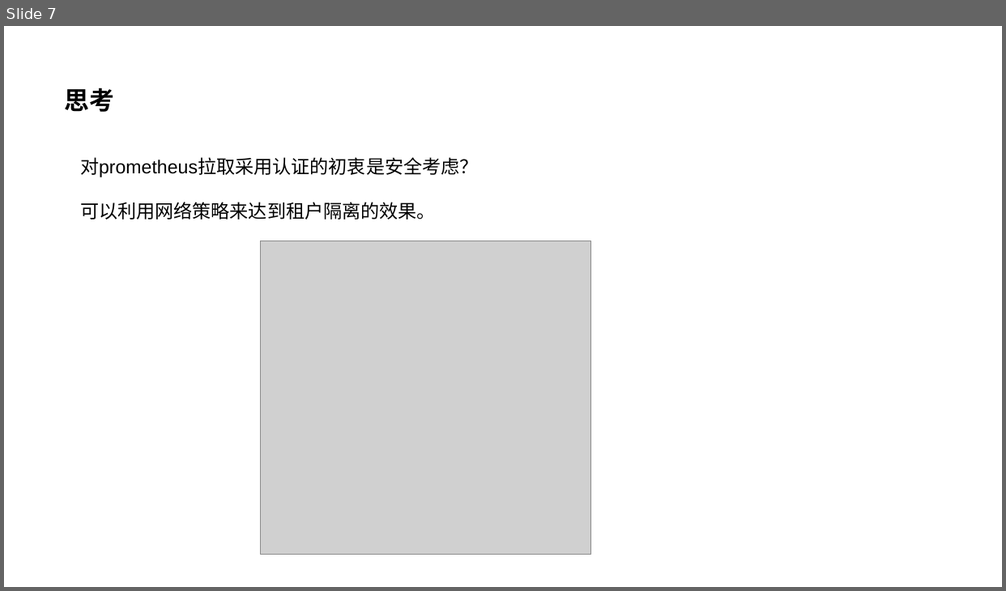
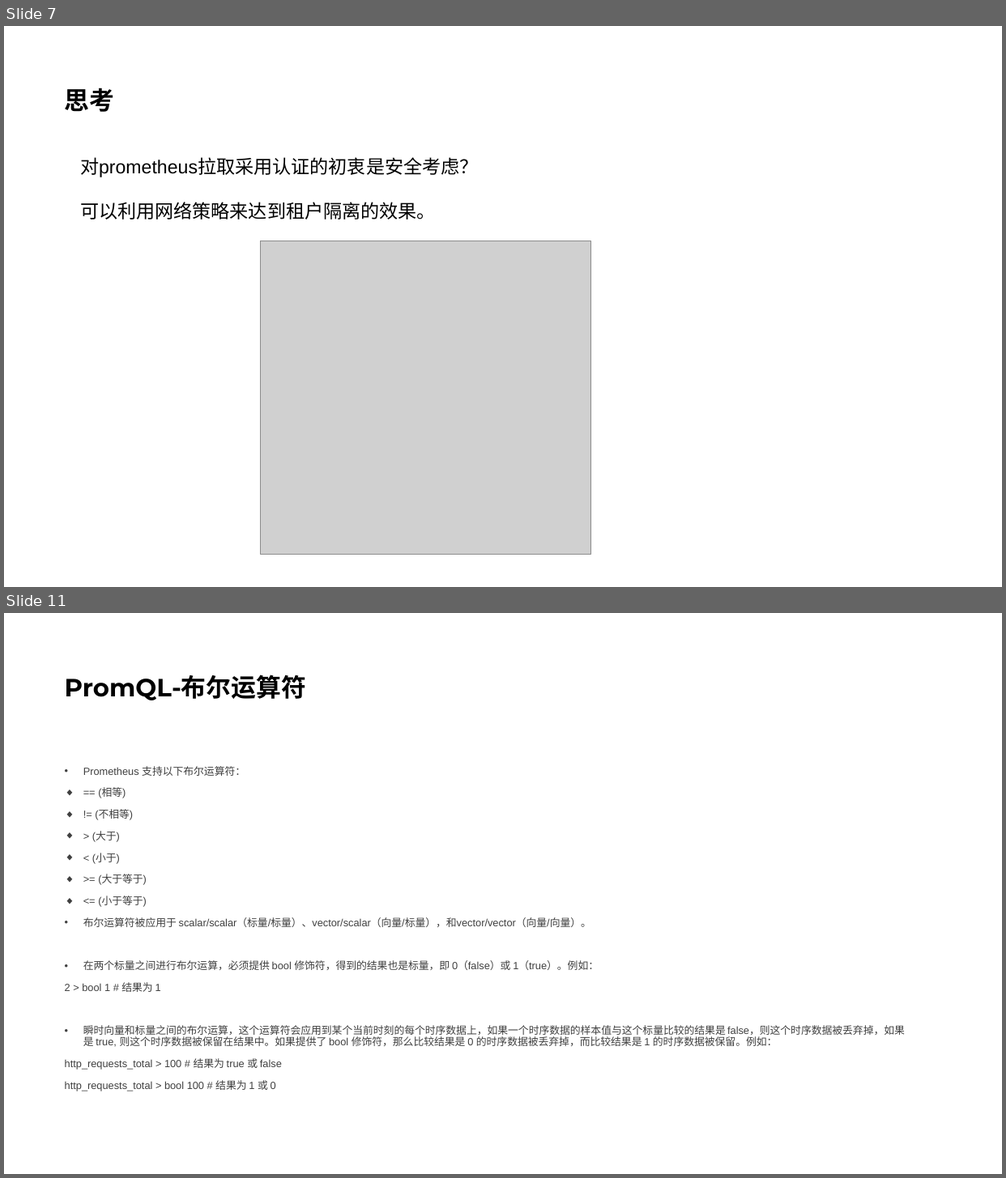
Before and after one commit to honglei24/k8s_prometheus, a slide deck: research/k8s_prometheus.pptx. Shown one above the other, each under a label of ours: slide 7 before the commit, slides 7 and 11 after it; the slides between them are not shown. The pictures are 1006x591 and 1006x1178 pixels, drawn with LibreOffice and Linux fonts; fonts in the diff are those of the drawing; grey boxes stand for pictures. Boxes give left, top, right and bottom in pixels: in the first picture for what was removed or moved away, otherwise in the second. Text is boxed around its words. In the diff, an @@ line names an element or a change of style, - is before the commit and + after.

```diff
--- a/research/k8s_prometheus.pptx
+++ b/research/k8s_prometheus.pptx
@@ slide 11 added at box(4, 613, 1002, 1174), background #FFFFFF @@
@@ title added at box(65, 675, 306, 700), 24 pt, text #000000, bold @@
+PromQL-布尔运算符
@@ text added at box(65, 766, 905, 1092), 10 pt, text #404040 @@
+• Prometheus 支持以下布尔运算符：
+◆ == (相等)
+◆ != (不相等)
+◆ > (大于)
+◆ < (小于)
+◆ >= (大于等于)
+◆ <= (小于等于)
+• 布尔运算符被应用于 scalar/scalar（标量/标量）、vector/scalar（向量/标量），和vector/vector（向量/向量）。
+• 在两个标量之间进行布尔运算，必须提供 bool 修饰符，得到的结果也是标量，即 0（false）或 1（true）。例如：
+2 > bool 1 # 结果为 1
+• 瞬时向量和标量之间的布尔运算，这个运算符会应用到某个当前时刻的每个时序数据上，如果一个时序数据的样本值与这个标量比较的结果是 false，则这个时序数据被丢弃掉，如果是 true, 则这个时序数据被保留在结果中。如果提供了 bool 修饰符，那么比较结果是 0 的时序数据被丢弃掉，而比较结果是 1 的时序数据被保留。例如：
+http_requests_total > 100 # 结果为 true 或 false
+http_requests_total > bool 100 # 结果为 1 或 0
```
Also in this commit, not shown: 4 other slides added, 2 other files.
